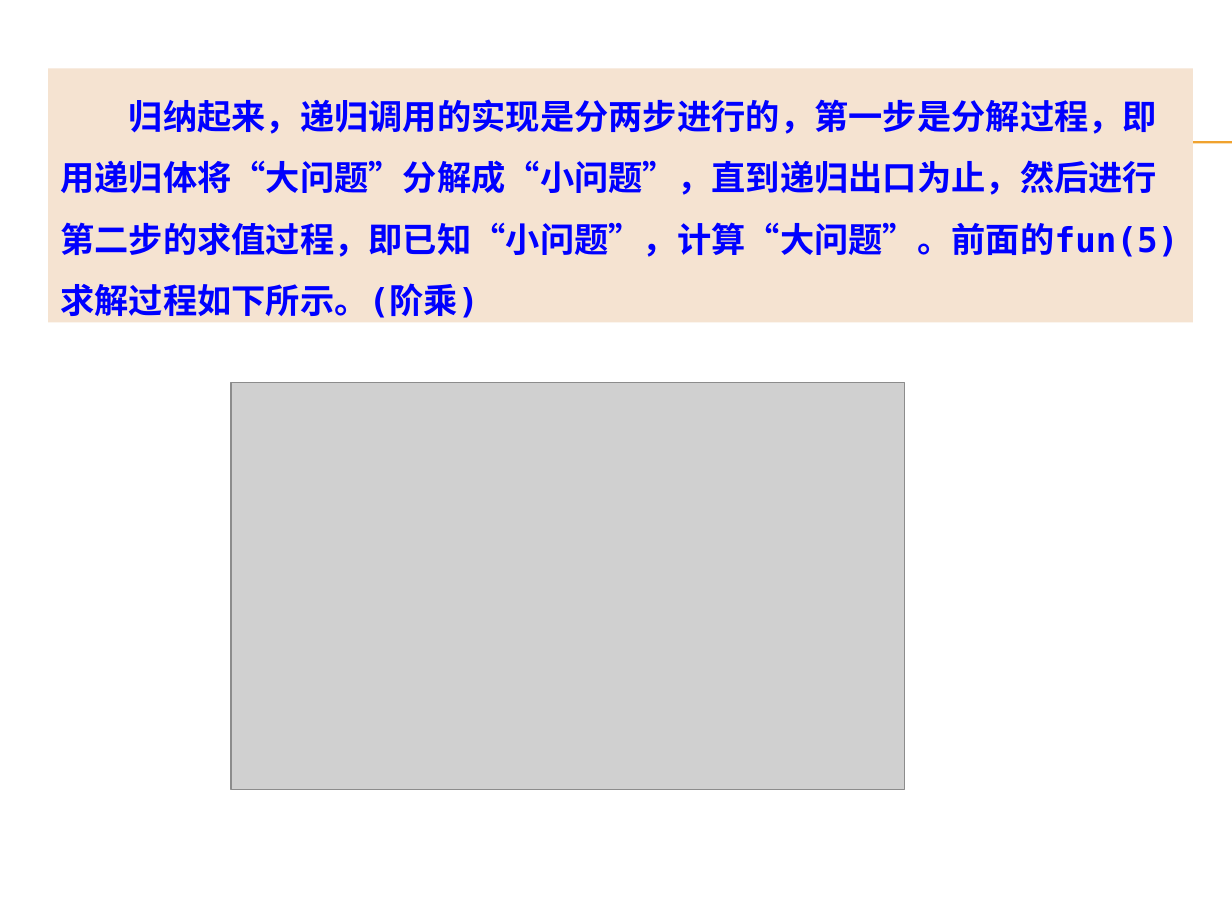
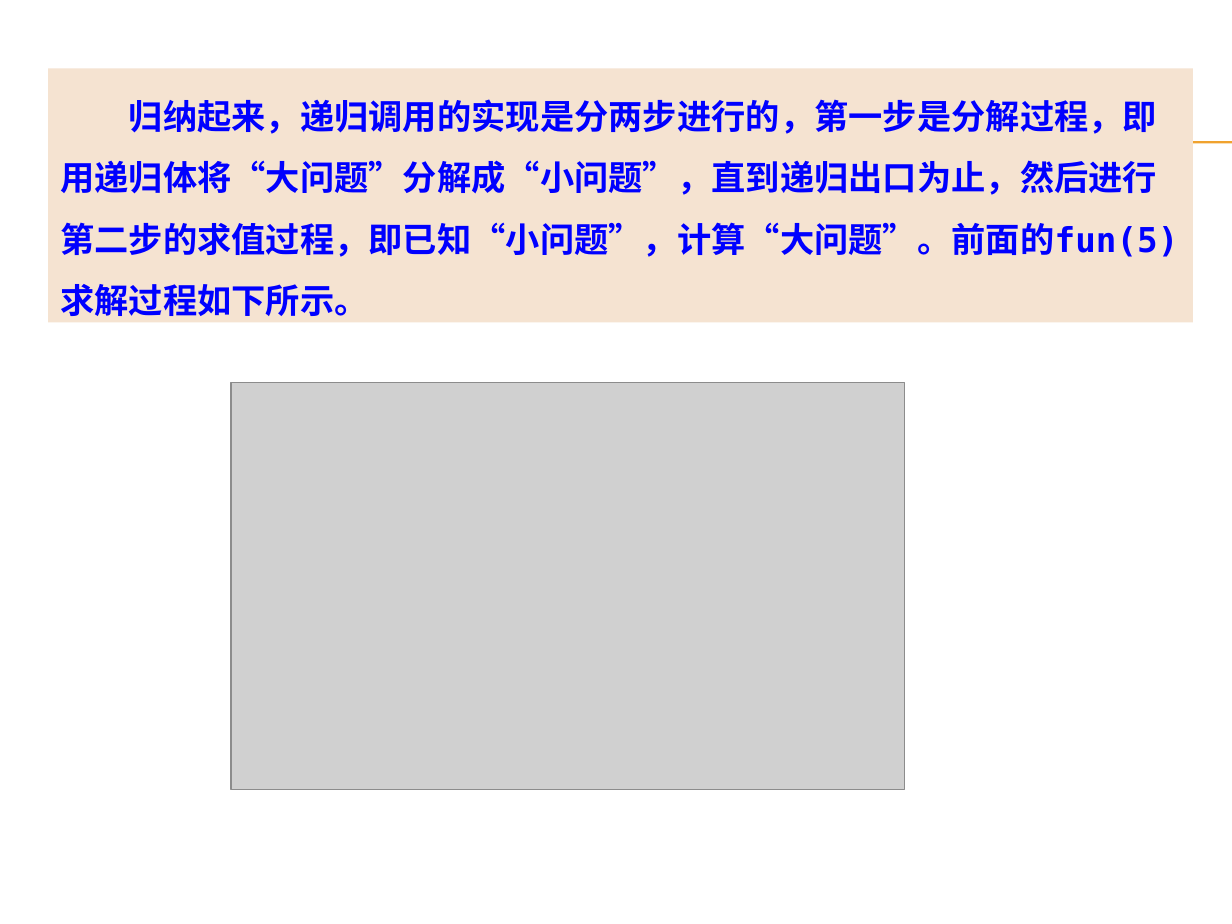
Before and after one commit to AllenW1116/Cpp-algorithm, a slide deck: slide 22 of 课程ppt/第2章 递归算法设计技术.pptx (slide 18 before the commit). Drawn at 1232x924 pixels with LibreOffice and Linux fonts; fonts in the diff are those of the drawing; grey boxes stand for pictures; background and template pictures are left out. Boxes give left, top, right and bottom in pixels: in the first picture for what was removed or moved away, otherwise in the second. Text is boxed around its words. In the diff, an @@ line names an element or a change of style, - is before the commit and + after.

```diff
--- a/课程ppt/第2章 递归算法设计技术.pptx
+++ b/课程ppt/第2章 递归算法设计技术.pptx
@@ text in rectangle at [60,99,1178,316]: text changed @@
-归纳起来，递归调用的实现是分两步进行的，第一步是分解过程，即用递归体将“大问题”分解成“小问题”，直到递归出口为止，然后进行第二步的求值过程，即已知“小问题”，计算“大问题”。前面的fun(5)求解过程如下所示。(阶乘)
+归纳起来，递归调用的实现是分两步进行的，第一步是分解过程，即用递归体将“大问题”分解成“小问题”，直到递归出口为止，然后进行第二步的求值过程，即已知“小问题”，计算“大问题”。前面的fun(5)求解过程如下所示。
```
Also in this commit, not shown: 4 other slides changed, 11 slides added, 13 other files.
